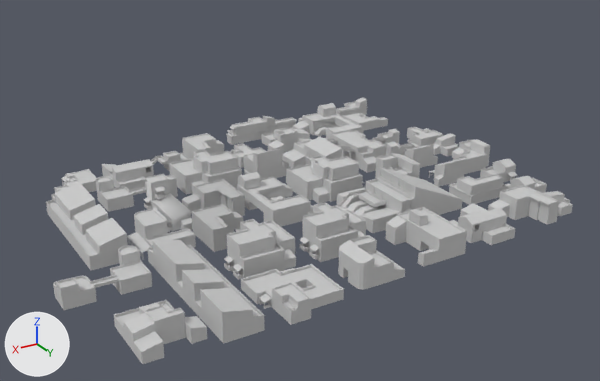
The FBX model BASE/AliveGames - Parkour Runner/Assets/Art Assets/Models/Cars and tubes/houses_full.FBX, before and after one commit.
Before and after are seen from a camera (50 mm lens) standing at (158.0, 256.0, 130.0) and looking at (12.0, 11.0, 8.0). Lighting does not change. The marker at lower left points along +X, +Y and +Z. Vertices at the same position are counted once.
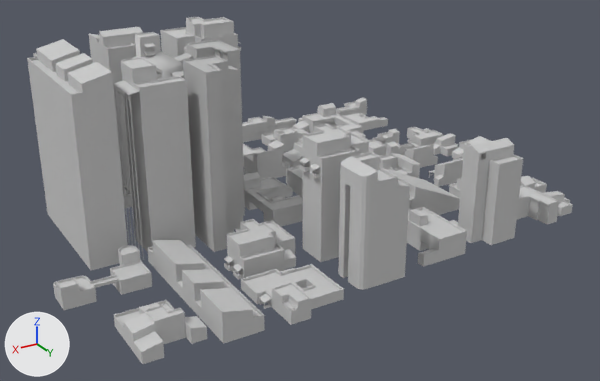
Location of each change, [x1, y1, x2, y2] in pixels of the pictures (600 x 381 px; the box of a moved part takes in the faces that stretch with it):
'Object033', reshaped (9% wider, 110% taller)
    before: [46, 150, 245, 270]
    after: [27, 17, 245, 270]
'Object031', reshaped (35% taller)
    before: [299, 167, 515, 290]
    after: [299, 124, 523, 290]
part 1 of me_mesh_004, moved or reshaped
    before: [155, 187, 165, 192]
    after: [144, 43, 156, 48]
part 2 of me_mesh_004, moved or reshaped
    before: [155, 192, 166, 199]
    after: [144, 50, 156, 56]
part 3 of me_mesh_004, moved or reshaped
    before: [167, 223, 172, 231]
    after: [156, 71, 162, 78]
part 4 of me_mesh_004, moved or reshaped
    before: [127, 232, 150, 253]
    after: [113, 80, 140, 95]
part 5 of me_mesh_004, moved or reshaped
    before: [60, 150, 245, 259]
    after: [42, 17, 245, 259]
part 6 of me_mesh_004, moved or reshaped
    before: [46, 182, 95, 225]
    after: [27, 39, 79, 213]
part 7 of me_mesh_004, moved or reshaped
    before: [102, 164, 117, 177]
    after: [89, 34, 100, 63]
part 8 of me_mesh_002, moved or reshaped
    before: [300, 237, 309, 244]
    after: [299, 158, 310, 164]
part 9 of me_mesh_002, moved or reshaped
    before: [299, 243, 309, 251]
    after: [299, 164, 310, 172]
part 10 of me_mesh_002, moved or reshaped
    before: [309, 244, 319, 251]
    after: [310, 163, 320, 170]
part 11 of me_mesh_002, moved or reshaped
    before: [309, 251, 319, 259]
    after: [310, 170, 320, 178]
part 12 of me_mesh_002, moved or reshaped
    before: [338, 235, 405, 290]
    after: [338, 152, 410, 290]
part 13 of me_mesh_002, moved or reshaped
    before: [303, 202, 366, 262]
    after: [303, 124, 369, 262]
part 14 of me_mesh_002, moved or reshaped
    before: [458, 208, 515, 245]
    after: [458, 138, 523, 245]
part 15 of me_mesh_002, moved or reshaped
    before: [460, 203, 488, 216]
    after: [466, 136, 490, 146]

Diff of the bpy script that builds the scene:
```diff
--- a/BASE/AliveGames - Parkour Runner/Assets/Art Assets/Models/Cars and tubes/houses_full.FBX.py
+++ b/BASE/AliveGames - Parkour Runner/Assets/Art Assets/Models/Cars and tubes/houses_full.FBX.py
@@ me_mesh_002 @@
 # used by ob_object031; location = (87.5, -11.5, 4.7)
-me_mesh_002.from_pydata(...)  # 1983 vertices, 3373 faces; spans x -129.1..-58.8, y 25.7..83.7, z -5.2..8.8
+me_mesh_002.from_pydata(...)  # 1983 vertices, 3373 faces; spans x -129.1..-58.8, y 25.7..83.7, z -5.2..35.8
+# me_mesh_002 part 8: the loose piece of 8 vertices spanning x -60.5..-58.8, y 50.7..54.1, z -1.2..-0.4 is moved by (0.0, 0.0, 28.8)
+# me_mesh_002 part 9: the loose piece of 20 vertices spanning x -60.6..-58.8, y 50.7..54.1, z -4.0..-2.7 is moved by (0.0, 0.0, 28.8)
+# me_mesh_002 part 10: the loose piece of 8 vertices spanning x -60.5..-58.8, y 57.1..60.5, z -1.2..-0.4 is moved by (0.0, 0.0, 28.8)
+# me_mesh_002 part 11: the loose piece of 20 vertices spanning x -60.6..-58.8, y 57.1..60.5, z -4.0..-2.7 is moved by (0.0, 0.0, 28.8)
+# me_mesh_002 part 12: all 92 vertices in x -78.3..-61.0, y 69.7..83.7, z -2.5..5.1 are moved by (0.0, 0.0, 28.8)
+# me_mesh_002 part 13: 92 of the vertices in x -82.4..-60.5, y 36.1..61.5, z -1.9..7.0 are moved by (0.0, 0.0, 28.8)
+# me_mesh_002 part 14: all 42 vertices in x -128.1..-112.3, y 69.4..81.4, z -2.1..3.5 are moved by (0.0, 0.0, 26.2)
+# me_mesh_002 part 15: all 3 vertices in x -128.1..-122.3, y 59.6, z -1.3..0.0 are moved by (0.0, 0.0, 26.2)
 me_mesh_002.materials.append(mat_default)
@@ me_mesh_004 @@
 # used by ob_object033; location = (87.5, -11.5, 4.7)
-me_mesh_004.from_pydata(...)  # 1770 vertices, 2969 faces; spans x -68.9..6.5, y -50.5..36.9, z -5.2..7.0
+me_mesh_004.from_pydata(...)  # 1770 vertices, 2969 faces; spans x -68.9..6.5, y -50.5..36.9, z -5.2..61.0
+# me_mesh_004 part 1: the loose piece of 8 vertices spanning x -32.5..-29.1, y -4.3..-2.1, z 3.5..4.3 is moved by (0.0, 0.0, 54.0)
+# me_mesh_004 part 2: the loose piece of 16 vertices spanning x -32.5..-29.1, y -4.4..-2.0, z 0.6..1.9 is moved by (0.0, 0.0, 54.0)
+# me_mesh_004 part 3: the loose piece of 16 vertices spanning x -24.0..-22.0, y 15.5..23.6, z -0.1..1.1 is moved by (0.0, 0.0, 54.0)
+# me_mesh_004 part 4: the loose piece of 8 vertices spanning x -14.0..-10.4, y 15.8..30.0, z -2.3..-1.5 is moved by (0.0, 0.0, 54.0)
+# me_mesh_004 part 5: 375 of the vertices in x -67.2..6.5, y -39.3..36.9, z -2.6..7.0 are moved by (0.0, 0.0, 54.0)
+# me_mesh_004 part 6: 25 of the vertices in x -6.5..6.5, y -28.1..-22.5, z -1.0..5.1 are moved by (0.0, 0.0, 54.0)
+# me_mesh_004 part 7: 3 of the vertices in x -29.5..-23.6, y -49.1, z -1.3..0.0 are moved by (0.0, 0.0, 54.0)
 me_mesh_004.materials.append(mat_default)
```
